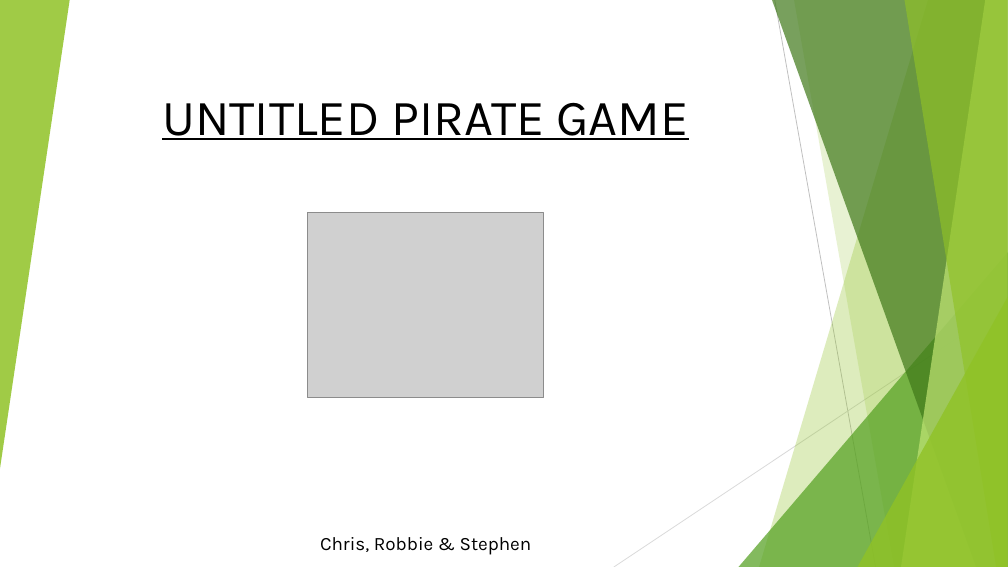
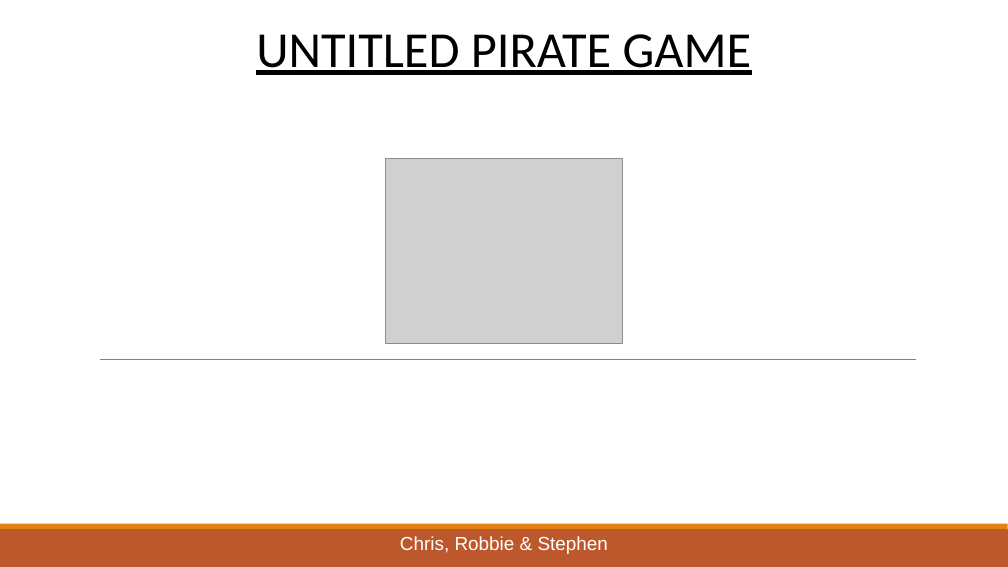
Before and after one commit to StephenGault/GamesDevelopmentGroupWork, a slide deck: slide 1 of Games presentation first draft.pptx. Drawn at 1008x567 pixels with LibreOffice and Linux fonts; fonts in the diff are those of the drawing; grey boxes stand for pictures. Boxes give left, top, right and bottom in pixels: in the first picture for what was removed or moved away, otherwise in the second. Text is boxed around its words. In the diff, an @@ line names an element or a change of style, - is before the commit and + after.

Commit message:
Powerpoint - added a few more slides

```diff
--- a/Games presentation first draft.pptx
+++ b/Games presentation first draft.pptx
@@ text "UNTITLED PIRATE GAME": place and size @@
-text "UNTITLED PIRATE GAME" at [162,102,688,140]
+text "UNTITLED PIRATE GAME" at [256,34,751,75]
@@ text "UNTITLED PIRATE GAME" at [256,34,751,75]: font Karla to Calibri @@
@@ group removed at [0,0,1008,567]: 5 freeform shapes, 3 triangles, 2 lines @@
@@ picture: place and size @@
-picture at [308,212,544,398]
+picture at [386,158,622,343]
@@ line added from (100, 359) to (917, 359), #808080 0.5 pt @@
@@ text "Chris, Robbie & Stephen": place and size @@
-text "Chris, Robbie & Stephen" at [320,537,532,555]
+text "Chris, Robbie & Stephen" at [400,536,608,554]
@@ text "Chris, Robbie & Stephen" at [400,536,608,554]: font Karla to Arial, text colour #000000 to #FFFFFF @@
@@ rectangle added at [0,529,1008,567], fill #BD582C @@
@@ rectangle added at [0,524,1008,529], fill #E48312 @@
```
Also in this commit, not shown: 4 other slides changed, 4 slides added.
